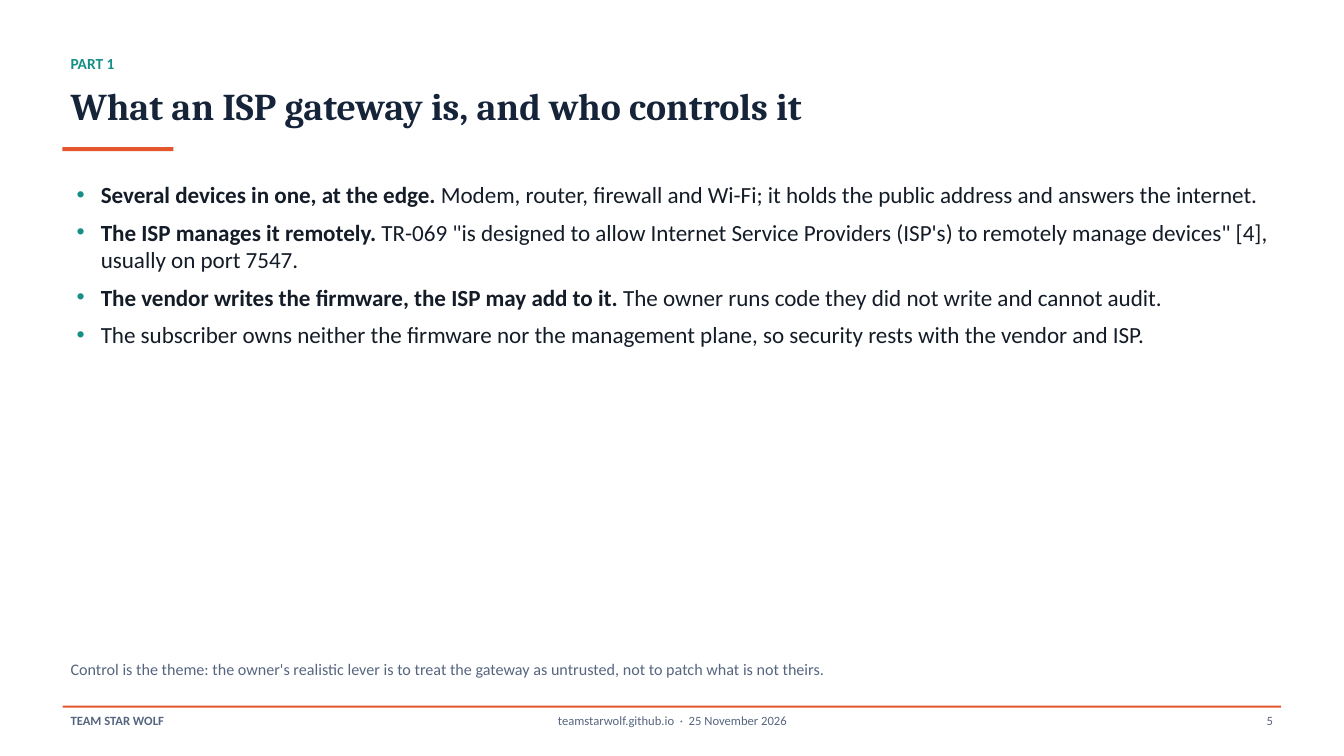
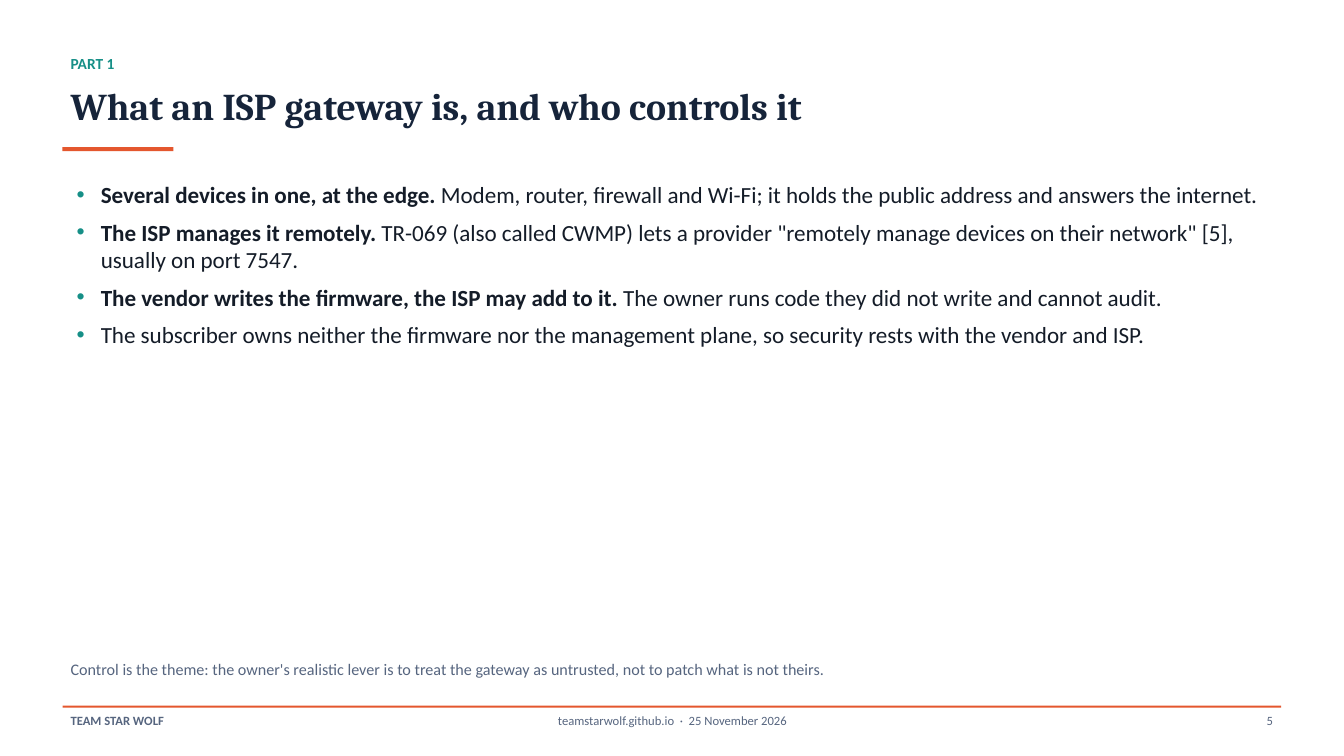
Before and after one commit to TeamStarWolf/TeamStarWolf, a slide deck: slide 5 of case-studies/slides/ISP_Gateway_Home_Network_Case_Study.pptx. Drawn at 1344x756 pixels with LibreOffice and Linux fonts; fonts in the diff are those of the drawing. Boxes give left, top, right and bottom in pixels: in the first picture for what was removed or moved away, otherwise in the second. Text is boxed around its words. In the diff, an @@ line names an element or a change of style, - is before the commit and + after.

```diff
--- a/case-studies/slides/ISP_Gateway_Home_Network_Case_Study.pptx
+++ b/case-studies/slides/ISP_Gateway_Home_Network_Case_Study.pptx
@@ text at [101,224,1234,272]: text changed @@
-• The ISP manages it remotely. TR-069 "is designed to allow Internet Service Providers (ISP's) to remotely manage devices" [4], usually on port 7547.
+• The ISP manages it remotely. TR-069 (also called CWMP) lets a provider "remotely manage devices on their network" [5], usually on port 7547.
```
Also in this commit, not shown: 13 other slides changed, 7 other files.
